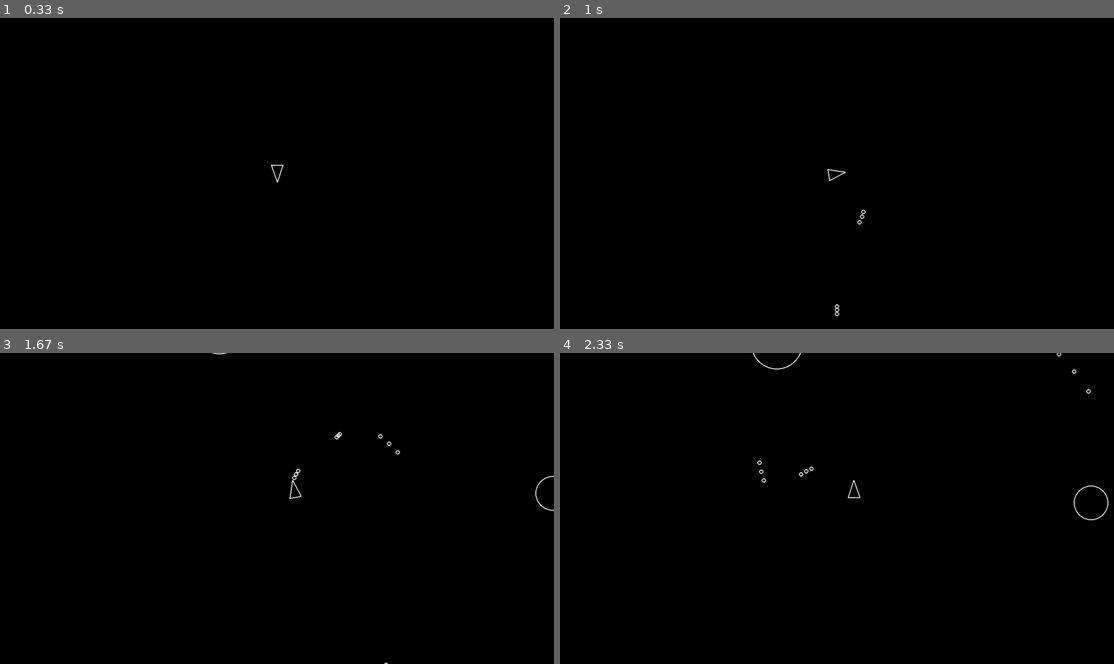
Above: before the commit, frames 1-4 (two rows, left to right).
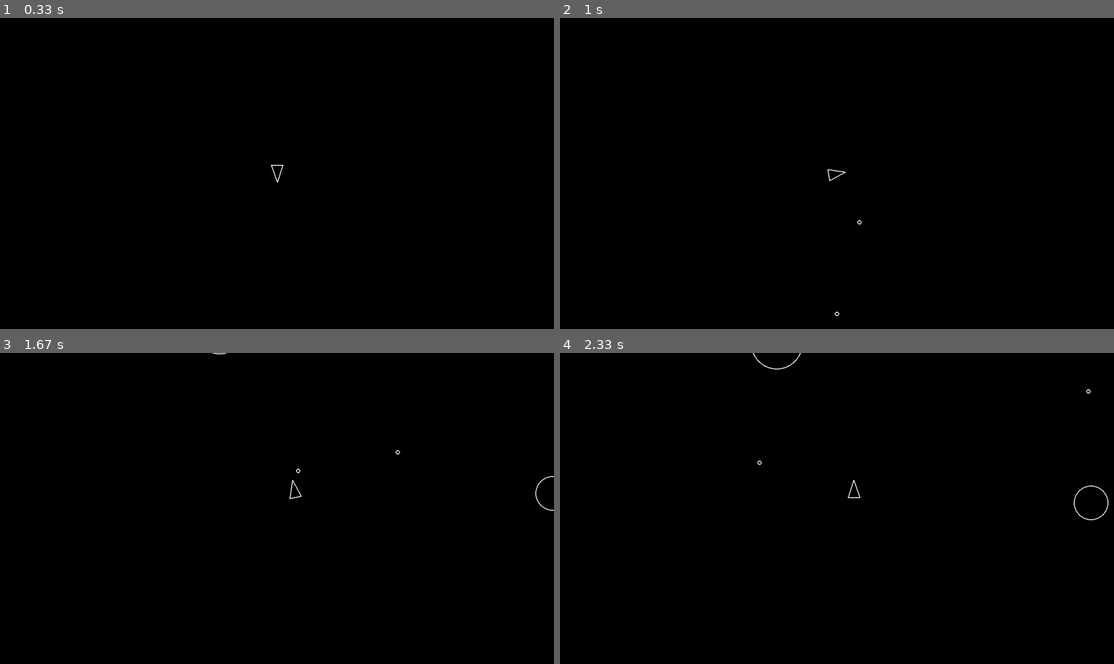
Above: after the commit, the same moments.

Repository: Ethanol2/pygame-asteroids
Game: pygame game, started from main.py
Same seed, same stepped clock (60 frames per second), same inputs: the game is played once before the commit and once after it.
Inputs:
- Up to frame 1 (0.33 s): no input
- Up to frame 2 (1 s): tap Space at 0.33, 0.73 s; hold D from 0.67 s (still down)
- Up to frame 3 (1.67 s): tap Space at 1.03, 1.23, 1.57 s; release D at 1.13 s; hold W 1.17-1.47 s; hold D from 1.5 s (still down)
- Up to frame 4 (2.33 s): tap Space at 1.87, 2.07 s; release D at 1.97 s; hold A from 2 s (still down)

Frame 1 is identical in both runs. In frame 2, less than 0.1% of the frame differs, in the area x 49-56%, y 61-95%; in frame 3, less than 0.1%; in frame 4, less than 0.1%, in the area x 35-94%, y 0-42%.

Commit message:
Added cooldown to player shooting

Diff:
--- a/constants.py
+++ b/constants.py
@@ -9,6 +9,7 @@
 PLAYER_RADIUS = 20;
 PLAYER_TURN_SPEED = 300;
 PLAYER_SPEED = 200;
+PLAYER_SHOOT_COOLDOWN = 0.3
 
 SHOT_RADIUS = 5;
 PLAYER_SHOOT_SPEED = 500;
--- a/player.py
+++ b/player.py
@@ -7,6 +7,7 @@
         super().__init__(x, y, PLAYER_RADIUS)
 
         self.rotation = 0;
+        self.__shot_cooldown = 0;
 
     # in the player class
     def triangle(self):
@@ -37,8 +38,11 @@
             self.move(-dt);
 
         # Shooting
-        if (keys[pygame.K_SPACE]):
+        if (keys[pygame.K_SPACE] and self.__shot_cooldown <= 0):
             self.shoot();
+            self.__shot_cooldown = PLAYER_SHOOT_COOLDOWN;
+
+        self.__shot_cooldown -= dt;
 
     def move(self, dt):
         forward = pygame.Vector2(0, 1).rotate(self.rotation);
